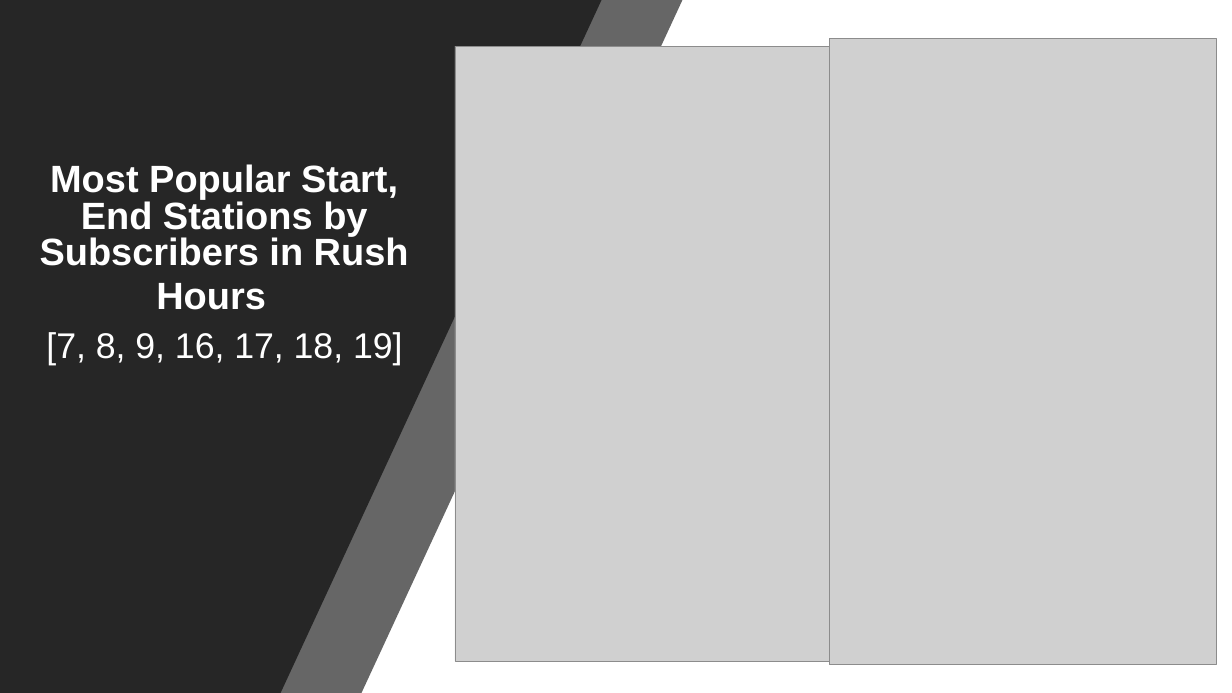
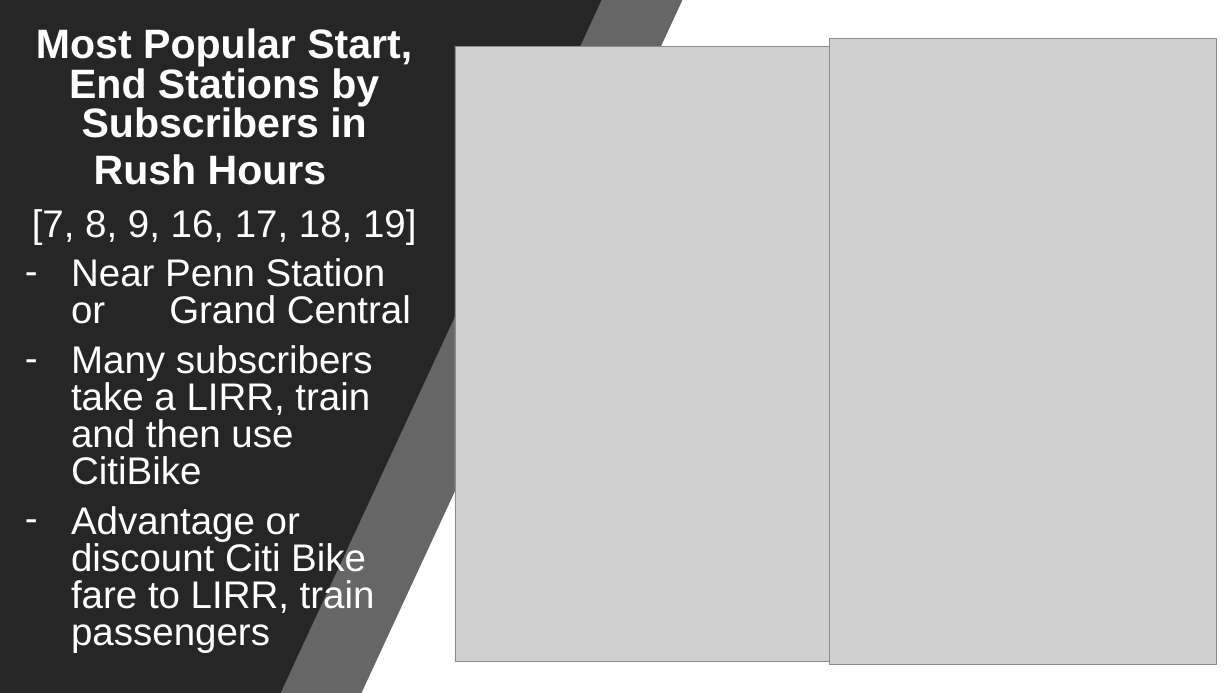
Before and after one commit to kkrlee/CitiBike-Capstone, a slide deck: slide 22 of Citi Bike.pptx. Drawn at 1232x693 pixels with LibreOffice and Linux fonts; fonts in the diff are those of the drawing; grey boxes stand for pictures. Boxes give left, top, right and bottom in pixels: in the first picture for what was removed or moved away, otherwise in the second. Text is boxed around its words. In the diff, an @@ line names an element or a change of style, - is before the commit and + after.

Commit message:
final

```diff
--- a/Citi Bike.pptx
+++ b/Citi Bike.pptx
@@ subtitle "Most Popular Start, End Stations ...": place and size @@
-subtitle "Most Popular Start, End Stations ..." at [40, 164, 409, 366]
+subtitle "Most Popular Start, End Stations ..." at [32, 28, 416, 652]
@@ subtitle at [32, 28, 416, 244]: size 29.6 to 32 pt in "Most Popular Start, End Stations by Subscribers ..."; size 27.8 to 30 pt in "[7, 8, 9, 16, 17, 18, 19]" @@
@@ subtitle at [71, 258, 411, 652]: paragraphs added @@
+– Near Penn Station or Grand Central
+– Many subscribers take a LIRR, train and then use CitiBike
+– Advantage or discount Citi Bike fare to LIRR, train passengers
```
Also in this commit, not shown: 1 other slide changed.
